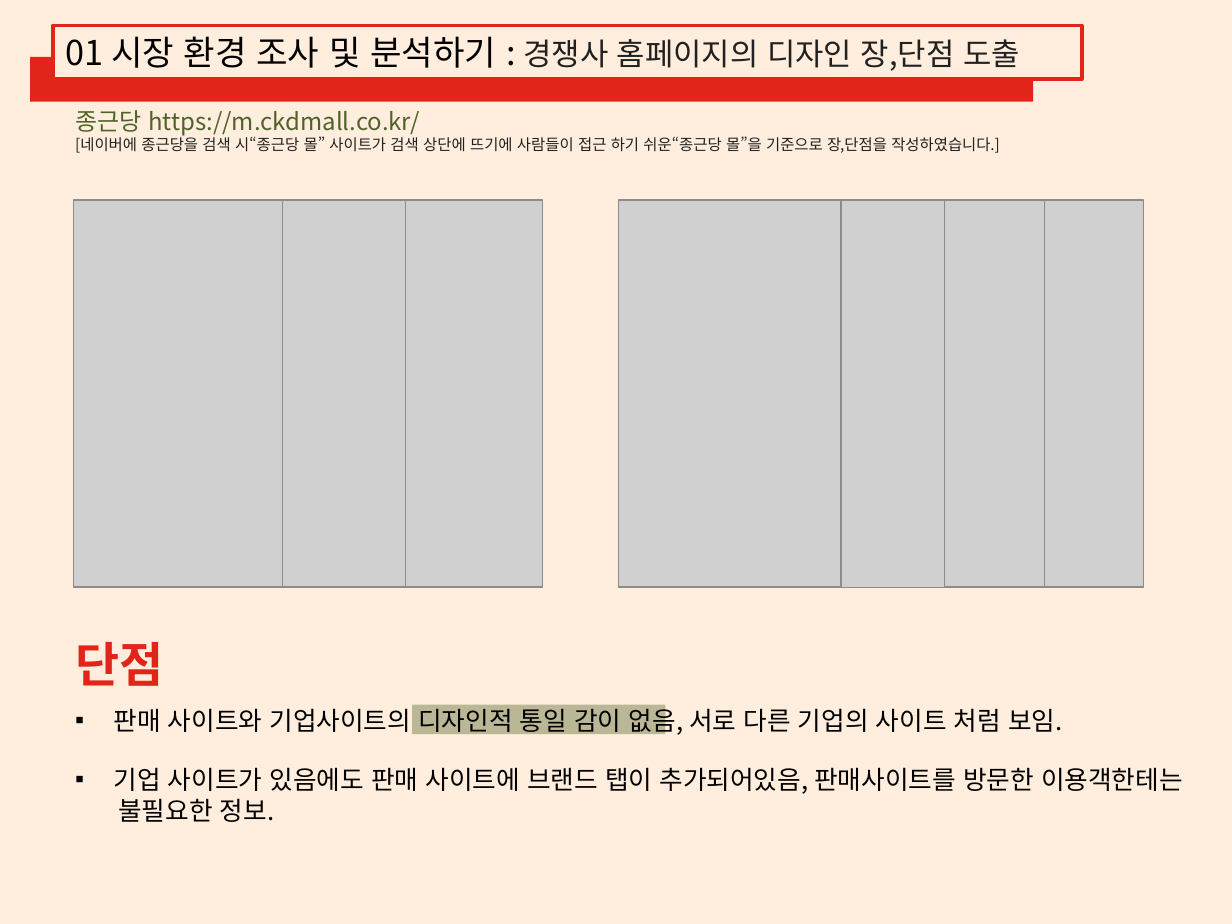
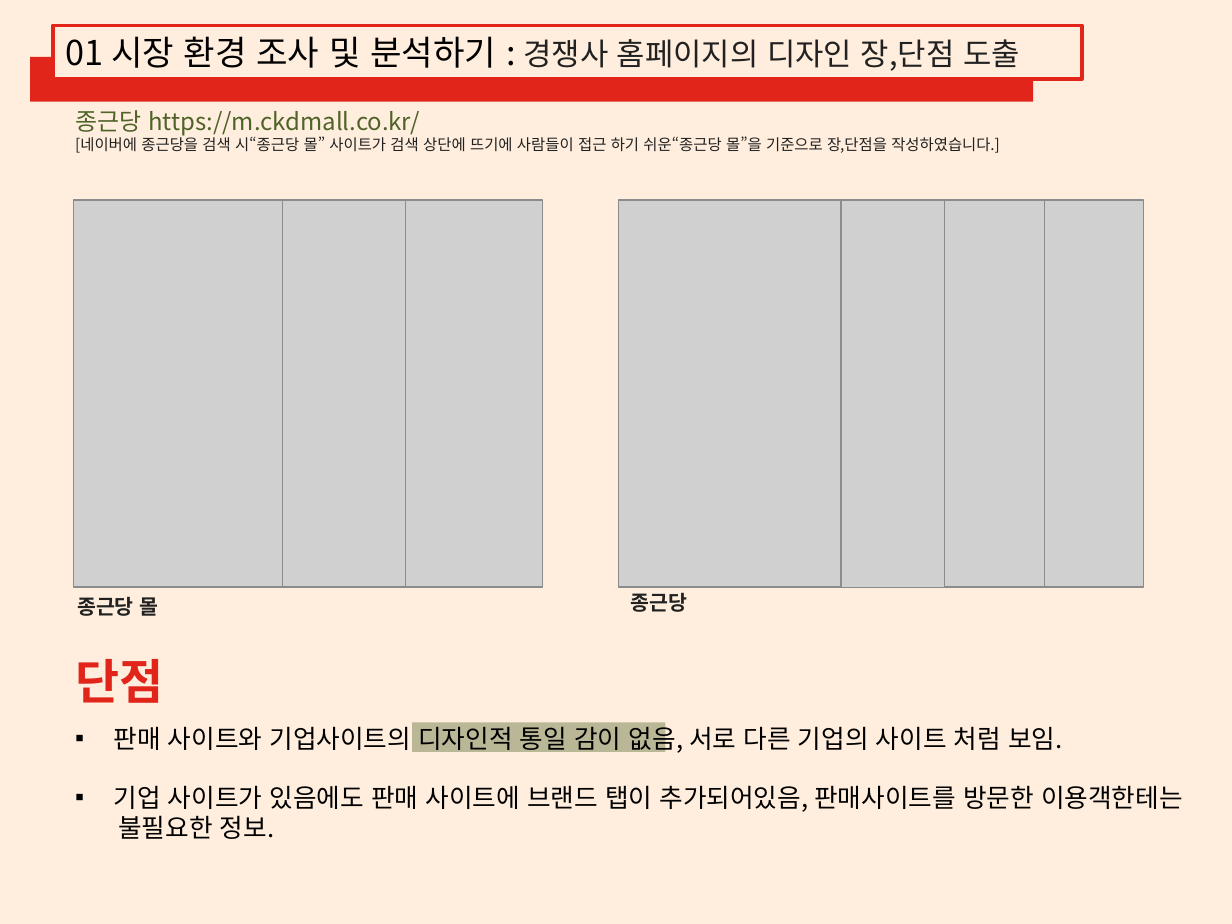
Before and after one commit to LEEGYUNGRIM/report01, a slide deck: slide 6 of 디자인설계 및 조사분석.pptx. Drawn at 1232x924 pixels with LibreOffice and Linux fonts; fonts in the diff are those of the drawing; grey boxes stand for pictures. Boxes give left, top, right and bottom in pixels: in the first picture for what was removed or moved away, otherwise in the second. Text is boxed around its words. In the diff, an @@ line names an element or a change of style, - is before the commit and + after.

```diff
--- a/디자인설계 및 조사분석.pptx
+++ b/디자인설계 및 조사분석.pptx
@@ text added at bbox=[77, 594, 159, 620], 12 pt, text #212121, bold @@
+종근당 몰
@@ text added at bbox=[631, 592, 688, 612], 12 pt, text #212121, bold @@
+종근당
@@ text "단점": place and size @@
-text "단점" at bbox=[75, 642, 163, 686]
+text "단점" at bbox=[75, 659, 163, 703]
@@ 2 texts, 1 rectangle: place and size @@
-2 texts, 1 rectangle at bbox=[114, 703, 1183, 822]
+2 texts, 1 rectangle at bbox=[114, 721, 1183, 839]
```
Also in this commit, not shown: 1 other slide changed.
